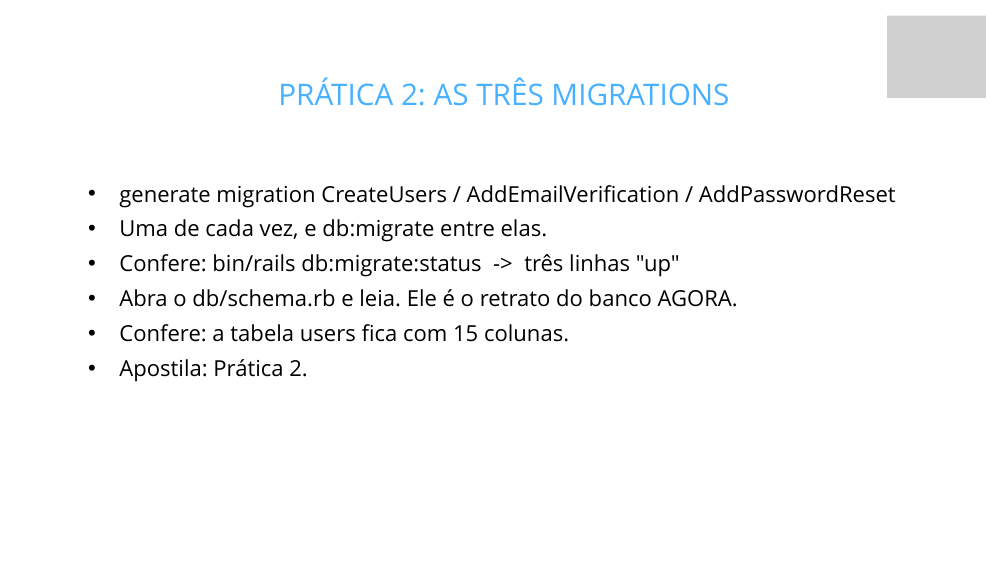
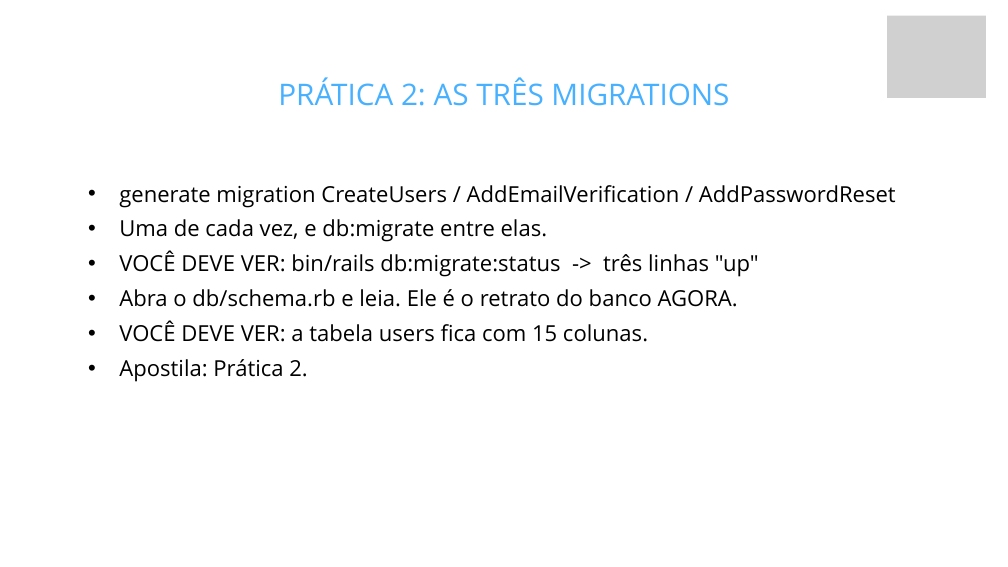
Before and after one commit to fabriciosiqueira08/capacitacao-gabarito, a slide deck: slide 21 of slides/build/aula-02-banco-de-dados-e-activerecord.pptx. Drawn at 1008x567 pixels with LibreOffice and Linux fonts; fonts in the diff are those of the drawing; grey boxes stand for pictures; background and template pictures are left out. Boxes give left, top, right and bottom in pixels: in the first picture for what was removed or moved away, otherwise in the second. Text is boxed around its words. In the diff, an @@ line names an element or a change of style, - is before the commit and + after.

```diff
--- a/slides/build/aula-02-banco-de-dados-e-activerecord.pptx
+++ b/slides/build/aula-02-banco-de-dados-e-activerecord.pptx
@@ text at [119, 251, 759, 277]: text changed @@
-  • Confere: bin/rails db:migrate:status -> três linhas "up"
+  • VOCÊ DEVE VER: bin/rails db:migrate:status -> três linhas "up"
@@ text at [119, 321, 648, 342]: text changed @@
-  • Confere: a tabela users fica com 15 colunas.
+  • VOCÊ DEVE VER: a tabela users fica com 15 colunas.
```
Also in this commit, not shown: 2 other slides changed, 37 other files.
